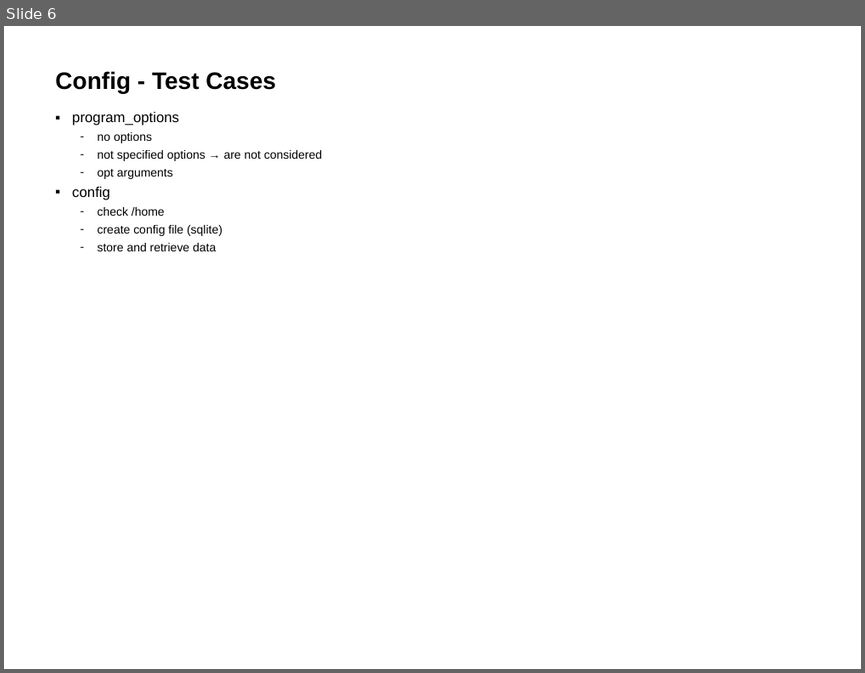
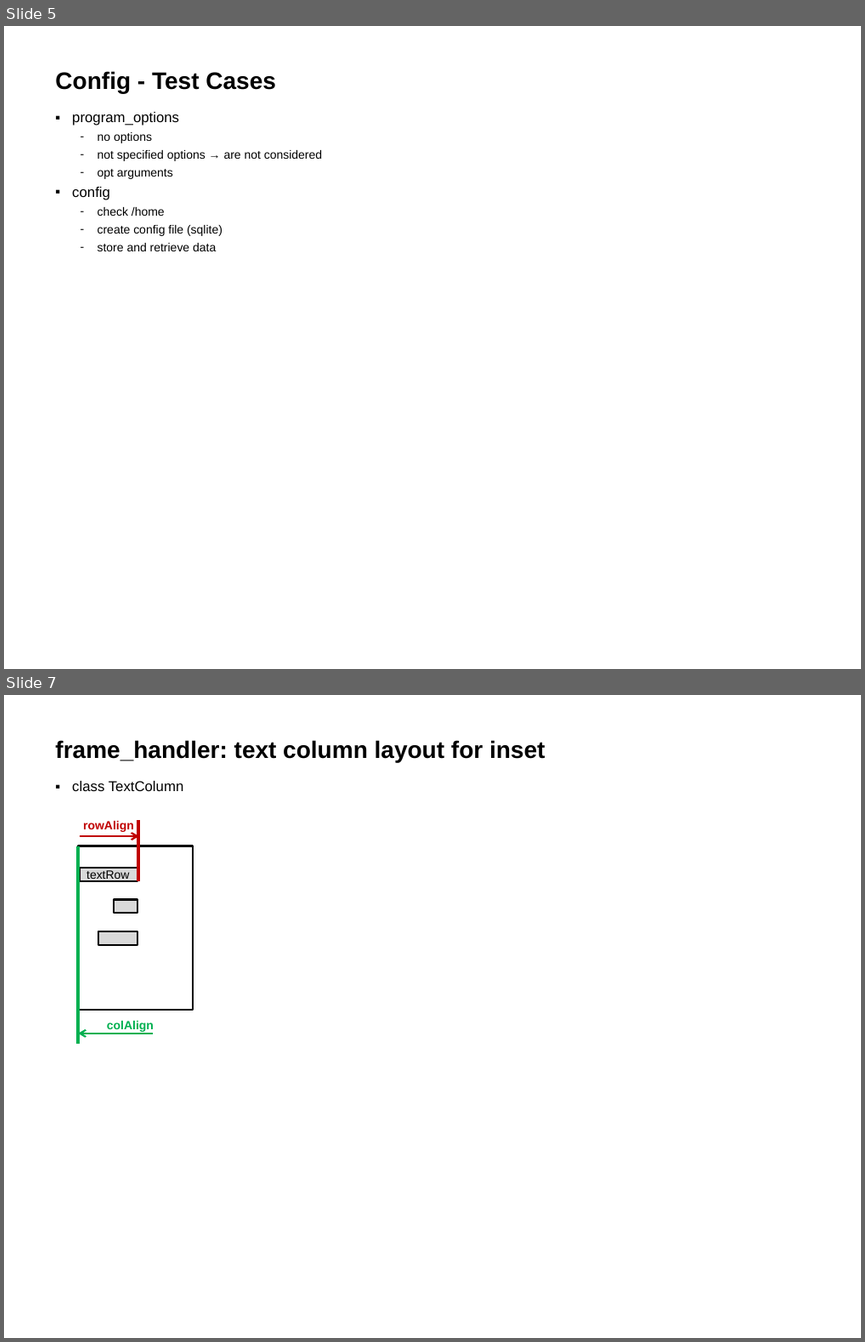
Before and after one commit to HwyToHell/CarCount, a slide deck: MotionDetection+ObjectTrackingV4.pptx. Shown one above the other, each under a label of ours: slide 6 before the commit, slides 5 and 7 after it; the slides between them are not shown. The pictures are 865x673 and 865x1342 pixels, drawn with LibreOffice and Linux fonts; fonts in the diff are those of the drawing. Boxes give left, top, right and bottom in pixels: in the first picture for what was removed or moved away, otherwise in the second. Text is boxed around its words. In the diff, an @@ line names an element or a change of style, - is before the commit and + after.

Commit message:
prep inset textColumn

```diff
--- a/MotionDetection+ObjectTrackingV4.pptx
+++ b/MotionDetection+ObjectTrackingV4.pptx
@@ slide 7 added at (4,695,861,1338), background #FFFFFF @@
@@ title added at (55,740,545,762), 20 pt, text #000000, bold @@
+frame_handler: text column layout for inset
@@ text added at (72,781,184,791), 12 pt, text #000000 @@
+▪ class TextColumn
@@ text added at (83,821,134,833), 10 pt, text #C00000, bold @@
+rowAlign
@@ line added from (138, 820) to (138, 882), #C00000 3 pt @@
@@ rectangle added at (79,845,194,1009), outline #000000 1.5 pt @@
@@ line added from (79, 845) to (79, 1043), #00B050 3 pt @@
@@ arrow added from (80, 836) to (138, 836), #C00000 1.5 pt @@
@@ rectangle added at (80,868,137,882), fill #D9D9D9, outline #000000 1.5 pt @@
@@ text added at (86,870,129,882), 10 pt, text #000000 @@
+textRow
@@ rectangle added at (114,900,137,913), fill #D9D9D9, outline #000000 1.5 pt @@
@@ rectangle added at (99,931,137,945), fill #D9D9D9, outline #000000 1.5 pt @@
@@ text added at (107,1021,154,1032), 10 pt, text #00B050, bold @@
+colAlign
@@ arrow added from (152, 1033) to (79, 1033), #00B050 1.5 pt @@
@@ what was slide 6 is now slide 5 @@
```
Also in this commit, not shown: 1 other slide added, 1 slide removed, 6 other files.
